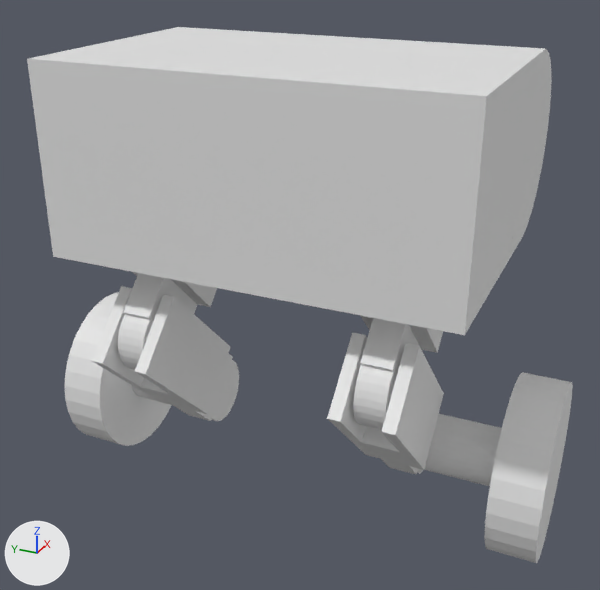
The Blender file proyecto.blend, before and after one commit.
Camera for both pictures: a 50 mm lens placed at (-6.01, -2.6, 4.17), pointed at (-0.06, 0.08, 1.19). Arrows for +X, +Y and +Z are at lower left; the lights stay in place.

Objects in the first picture: 'Head1', 'Link11', 'Link12', 'Link21', 'Link22', 'Rueda1', 'Rueda2'.
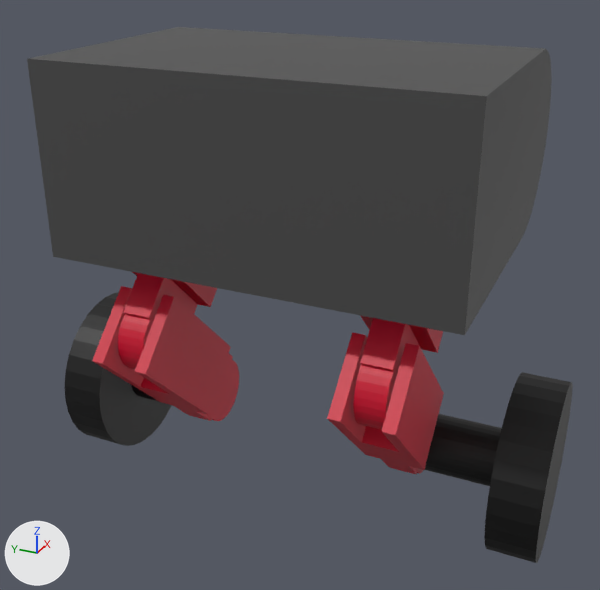
Pixel boxes (x1, y1, x2, y2) of what changed, in the pictures (600 x 590 px):
'Head1', recoloured (grey to black): (27, 27, 552, 335) in both
'Rueda1', recoloured (grey to black): (424, 372, 573, 563) in both
'Link12', recoloured (grey to red): (92, 286, 239, 421) in both
'Link11', recoloured (grey to red): (327, 332, 444, 475) in both
'Rueda2', recoloured (grey to black): (65, 292, 172, 446) in both
'Link21', recoloured (grey to red): (353, 315, 443, 430) in both
'Link22', recoloured (grey to red): (118, 272, 217, 370) in both

The change, as a diff of the scene's bpy script:
```diff
--- a/proyecto.blend.py
+++ b/proyecto.blend.py
@@ mat_headmat @@
+mat_headmat = principled_material('HeadMat')
+mat_headmat.base_color = (0.07, 0.07, 0.07)  # dark grey #4b4b4b
@@ mat_linkmat @@
+mat_linkmat = principled_material('LinkMat')
+mat_linkmat.base_color = (0.604, 0.0, 0.0261)  # red #cc002d
@@ mat_wheelmat @@
+mat_wheelmat = principled_material('WheelMat')
+mat_wheelmat.base_color = (0.0, 0.0, 0.0)  # black #000000
@@ me_cylinder_091 @@
 me_cylinder_091.from_pydata(...)  # 128 vertices, 68 faces; spans x -3.0..3.0, y -3.0..3.0, z -1.0..1.75
+me_cylinder_091.materials.append(mat_wheelmat)  # black #000000
@@ me_cylinder_093 @@
 me_cylinder_093.from_pydata(...)  # 128 vertices, 68 faces; spans x -3.0..3.0, y -3.0..3.0, z -1.0..1.75
+me_cylinder_093.materials.append(mat_wheelmat)  # black #000000
@@ me_cube_185 @@
 me_cube_185.from_pydata(...)  # 66 vertices, 35 faces; spans x -0.25..0.25, y -0.25..0.25, z -0.24..0.25
+me_cube_185.materials.append(mat_linkmat)  # red #cc002d
@@ me_cube_189 @@
 me_cube_189.from_pydata(...)  # 66 vertices, 35 faces; spans x -0.25..0.25, y -0.25..0.25, z -0.24..0.25
+me_cube_189.materials.append(mat_linkmat)  # red #cc002d
@@ me_cube_193 @@
 me_cube_193.from_pydata(...)  # 66 vertices, 35 faces; spans x -0.25..0.25, y -0.25..0.25, z -0.24..0.25
+me_cube_193.materials.append(mat_linkmat)  # red #cc002d
@@ me_cube_197 @@
 me_cube_197.from_pydata(...)  # 66 vertices, 35 faces; spans x -0.25..0.25, y -0.25..0.25, z -0.24..0.25
+me_cube_197.materials.append(mat_linkmat)  # red #cc002d
@@ me_cylinder_098 @@
 me_cylinder_098.from_pydata(...)  # 88 vertices, 52 faces; spans x -2.53..1.13, y -1.0..1.0, z -1.0..1.0
+me_cylinder_098.materials.append(mat_headmat)  # dark grey #4b4b4b
```
